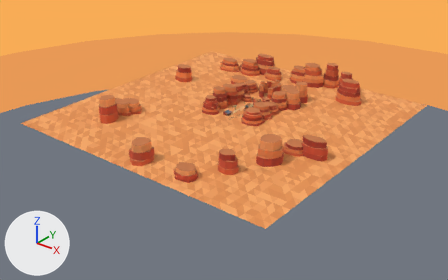
Two versions of the glTF model corpus/sources/brasscap-mesa/canyon.glb, one commit apart.
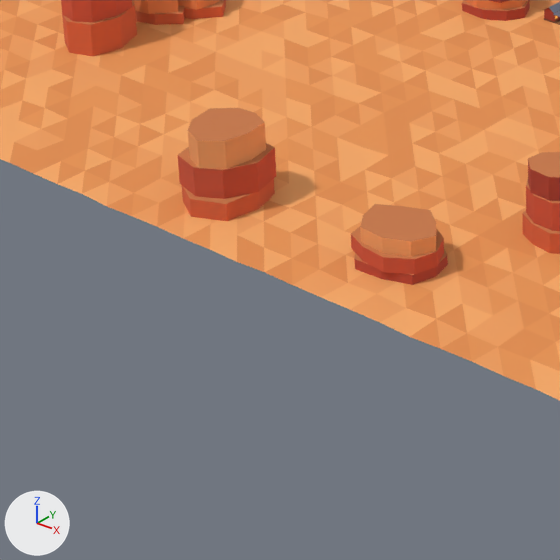
The first picture shows the older version from a 50 mm lens placed at (524.0, -671.0, 370.0), pointed at (7.0, -25.0, -30.0). The close-ups show the older and then the newer version on the part from 19% to 51% of the width and 39% to 91% of the height of that picture. Only the edits that show in the close-ups are written down. Every picture has the same lights, and +X, +Y and +Z are marked at lower left. Everything nearer to the camera than a plane just in front of the edit is cut away. Vertices at exactly the same position are counted once.

The older version as bpy lines, for what is in view:
```python
me_canyon = bpy.data.meshes.new('canyon')
me_canyon.from_pydata(...)  # 7282 vertices, 10686 faces; spans x -216.0..216.0, y -216.0..216.0, z 0.0..38.0
# faces by material slot: [10540, 146]
me_canyon.materials.append(mat_mesa)
me_canyon.materials.append(mat_metal)
ob_canyon = bpy.data.objects.new('canyon', me_canyon)
ob_canyon.location = (0.0, 0.0, 0.0)
```
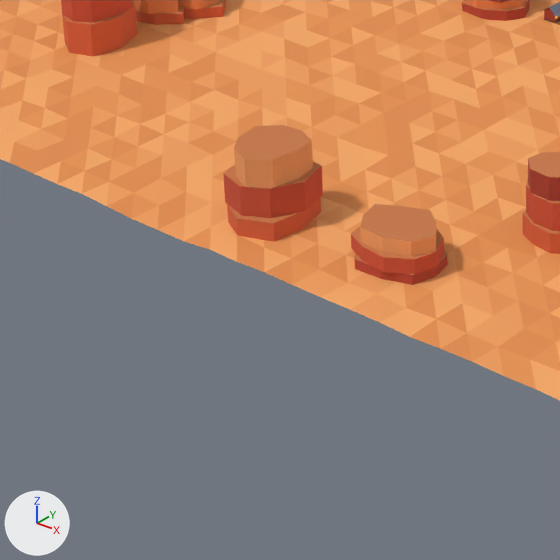
What differs and where, as boxes (x1, y1, x2, y2) in the close-ups (560 x 560 px; the box of a moved part takes in the faces that stretch with it):
```json
{"part": 1, "of": "me_canyon", "change": "moved or reshaped", "before": [182, 179, 275, 221], "after": [227, 198, 321, 241]}
{"part": 2, "of": "me_canyon", "change": "moved or reshaped", "before": [178, 143, 276, 199], "after": [223, 161, 323, 218]}
{"part": 3, "of": "me_canyon", "change": "moved or reshaped", "before": [188, 108, 266, 169], "after": [234, 125, 313, 188]}
{"part": 4, "of": "me_canyon", "change": "moved or reshaped", "before": [107, 170, 264, 249], "after": [107, 166, 237, 249]}
```

Scene script edits in JSON lines:
```json
{"block": "me_canyon", "where": "me_canyon.from_pydata(...)  # 7282 vertices, 10686 faces; spans x -216.0..216.0, y -216.0..216.0, z 0.0..38.0"}
{"block": "me_canyon", "where": "# used by ob_canyon; location = (0.0, 0.0, 0.0)"}
{"block": "me_canyon", "change": "me_canyon part 1: the loose piece of 17 vertices spanning x -10.0..17.0, y -204.0..-169.0, z 0.0..7.0 is moved by (21.0, 0.0, 0.0)"}
{"block": "me_canyon", "change": "me_canyon part 2: the loose piece of 17 vertices spanning x -10.0..17.0, y -202.0..-174.0, z 7.0..18.0 is moved by (21.0, 0.0, 0.0)"}
{"block": "me_canyon", "change": "me_canyon part 3: the loose piece of 19 vertices spanning x -9.0..14.0, y -201.0..-175.0, z 18.0..28.0 is moved by (21.0, 0.0, 0.0)"}
{"block": "me_canyon", "change": "me_canyon part 4: all 9 vertices in x -12.0..12.0, y -216.0..-192.0, z 1.0 are moved by (0.0, 0.0, -1.0)"}
```
